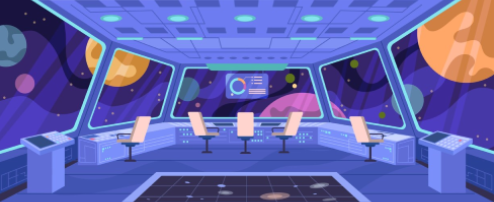
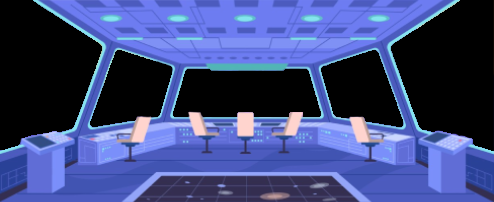
Comparing the layer stacks of the two (494, 202) images. Changes:
added layer "Background T" above "Ellipse 1 copy 9" over [0, 0, 494, 151]
added layer "Ellipse 1 copy 9" above "Ellipse 1 copy 8" over [0, 0, 494, 151]
added layer "Space_Background4 (Darker)" above "Space_Background4" over [0, 0, 494, 151]
hid "Background" over [0, 0, 494, 151]
